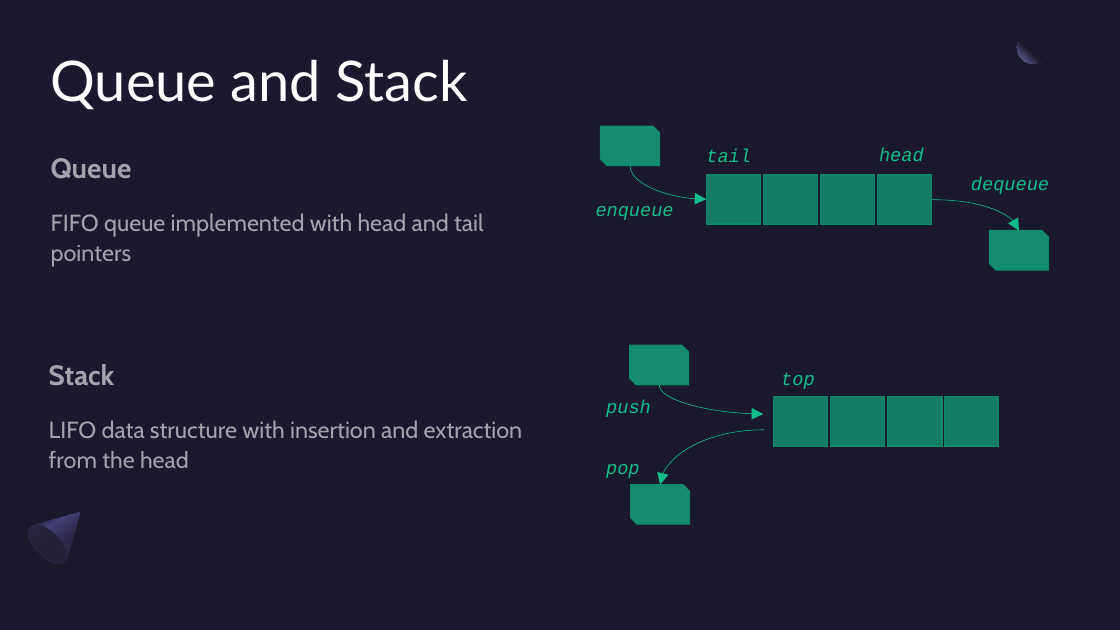
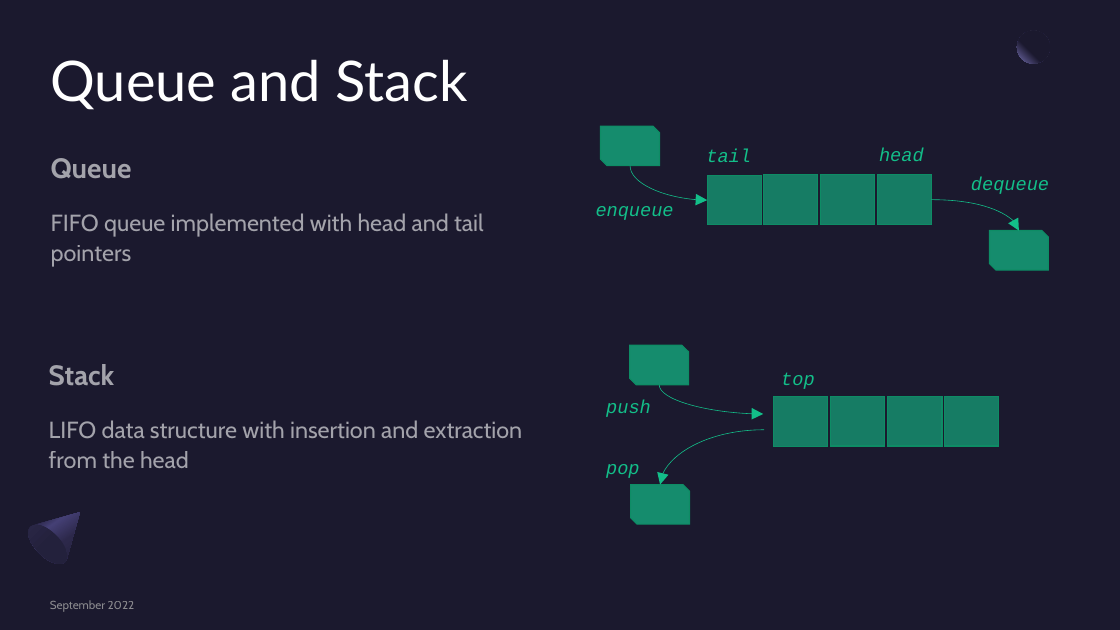
Before and after one commit to Salvo-kun/a-star, a slide deck: slide 7 of presentation/astar_slides.pptx (slide 8 before the commit). Drawn at 1120x630 pixels with LibreOffice and Linux fonts; fonts in the diff are those of the drawing. Boxes give left, top, right and bottom in pixels: in the first picture for what was removed or moved away, otherwise in the second. Text is boxed around its words. In the diff, an @@ line names an element or a change of style, - is before the commit and + after.

```diff
--- a/presentation/astar_slides.pptx
+++ b/presentation/astar_slides.pptx
@@ curved arrow (630, 166) - (707, 200): route changed @@
@@ text added at (x1=50, y1=600, x2=135, y2=612), 10 pt, text #A6A6A6 at 80% opacity @@
+September 2022
```
Also in this commit, not shown: 24 other slides changed, 6 slides added, 5 slides removed, 3 other files.
